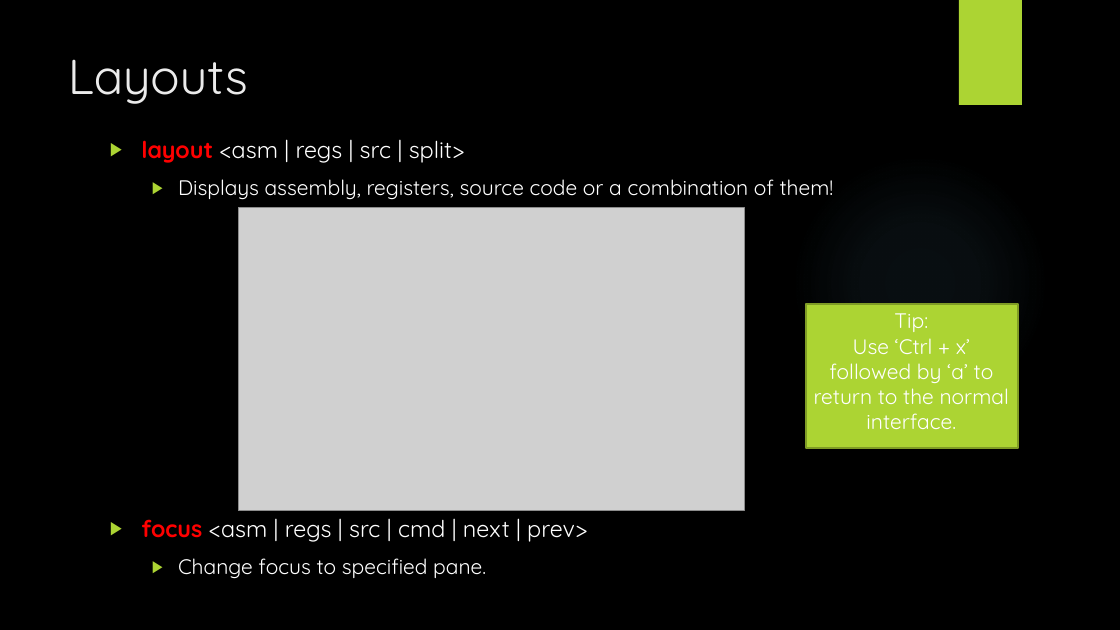
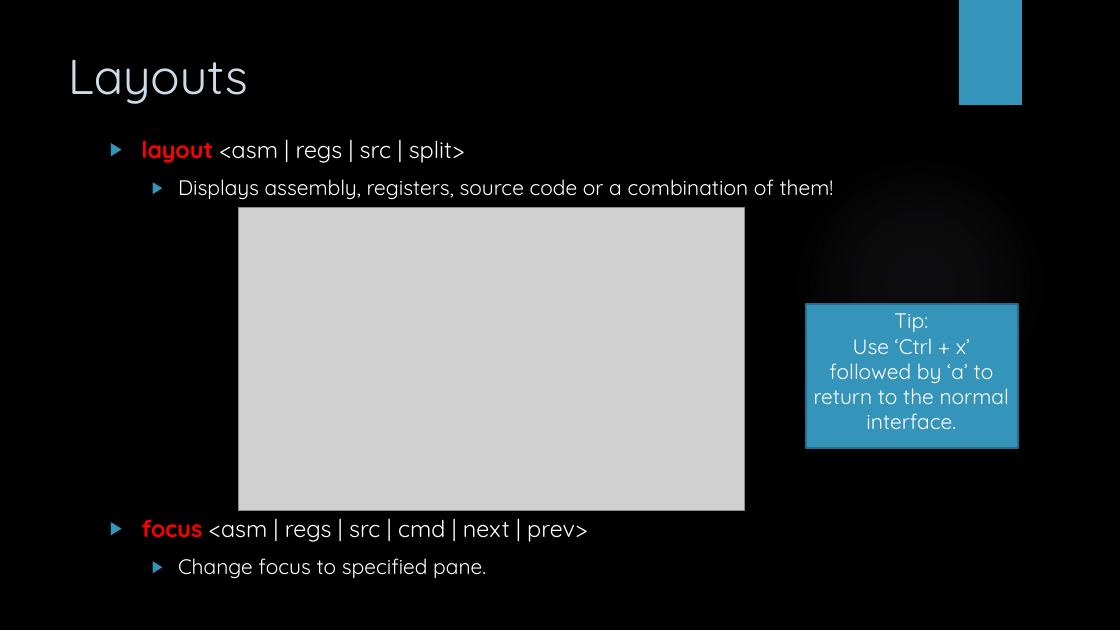
Before and after one commit to mbaccia514/LUG, a slide deck: slide 31 of GDB and Git.pptx (slide 15 before the commit). Drawn at 1120x630 pixels with LibreOffice and Linux fonts; fonts in the diff are those of the drawing; grey boxes stand for pictures; background and template pictures are left out. Boxes give left, top, right and bottom in pixels: in the first picture for what was removed or moved away, otherwise in the second. Text is boxed around its words. In the diff, an @@ line names an element or a change of style, - is before the commit and + after.

```diff
--- a/GDB and Git.pptx
+++ b/GDB and Git.pptx
@@ rectangle at bbox=[959, 0, 1022, 105]: fill #ACD433 to #3494BA @@
@@ title "Layouts" at bbox=[68, 59, 248, 104]: text colour #EBEBEB to #CEDBE6 @@
@@ text "layout <asm | regs | ..." at bbox=[141, 140, 834, 579]: bullet colour #ACD433 to #3494BA @@
@@ ellipse at bbox=[791, 154, 1049, 413]: fill gradient #7AC4F0 to gradient #AAA7BC @@
@@ rectangle at bbox=[806, 304, 1017, 449]: fill #ACD433 to #3494BA; outline #7F9D26 1.5 pt to #266D8A 1.5 pt @@
```
Also in this commit, not shown: 14 other slides changed, 17 slides added, 2 other files.
